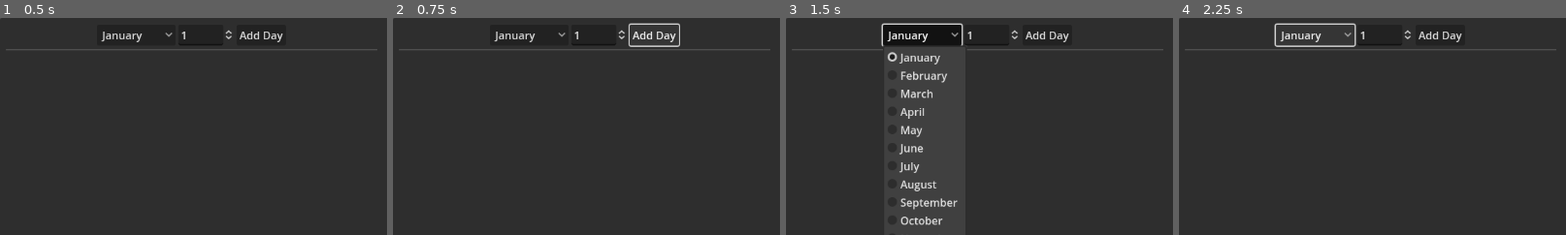
Above: before the commit, frames 1-4 (left to right).
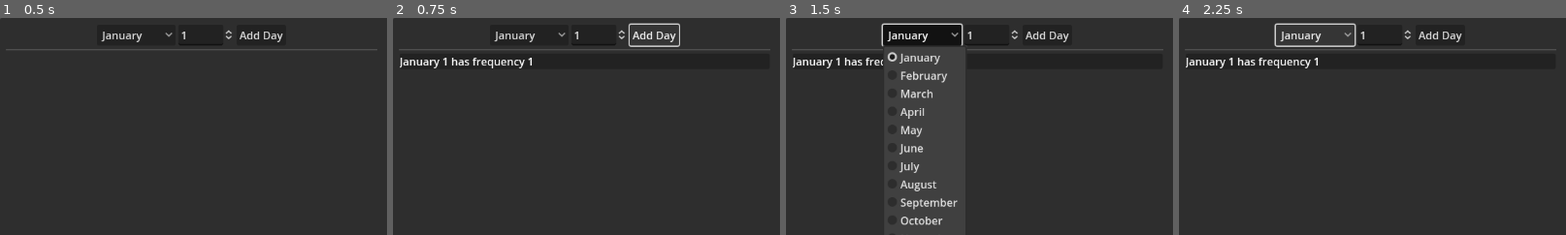
Above: after the commit, the same moments.

Repository: thecyberwraith/birthday-paradox
Game: Godot game, scene res://ui/main.tscn
The game is run twice, just before and just after one commit, with the same random seed, the same clock (stepped at 60 frames per second) and the same inputs.
Inputs:
- Up to frame 1 (0.5 s): no input
- Up to frame 2 (0.75 s): click "Add Day" at 0.5 s
- Up to frame 3 (1.5 s): click "January" at 1.25 s
- Up to frame 4 (2.25 s): click "January" at 2 s
The pictures show only the part of the screen within x 0-50%, y 0-50%; the shares and areas given below are measured in that part.

Frame 1 is identical in both runs. In frame 2, 0.6% of the frame differs, in the area x 1-36%, y 18-24%; in frame 3, 0.4%; in frame 4, 0.6%.

Commit message:
Created frequency table and split it off the main gui.

Diff:
--- /dev/null
+++ b/ui/frequency_row.gd
@@ -0,0 +1,13 @@
+extends PanelContainer
+
+@onready var label: Label = $HBoxContainer/Label
+
+var day: Day = Day.new(Month.new("?", "?", 1, 1))
+var frequency: int = 0
+
+func populate(p_day: Day, p_frequency: int):
+	day = p_day
+	frequency = p_frequency
+
+func _ready() -> void:
+	label.text = "%s has frequency %s" % [day._to_string(), frequency]
--- /dev/null
+++ b/ui/frequency_table.gd
@@ -0,0 +1,32 @@
+extends VBoxContainer
+
+class_name FrequencyTable
+
+const freqRowTemplate = preload("res://ui/frequency_table_row.tscn")
+
+func populate_data(data: Array[Day]) -> void:
+	var day_counts: Dictionary = Dictionary()
+	var ordered_days: Array[Day] = []
+
+	for day in data:
+		var key = day._to_string()
+
+		if not key in day_counts:
+			day_counts[key] = 0
+			ordered_days.append(day)
+
+		day_counts[key] += 1
+
+	ordered_days.sort_custom(func freqSort(x,y):
+		if day_counts[x.to_string()] > day_counts[y._to_string()]:
+			return true
+		return false
+		)
+
+	for child in get_children():
+		child.queue_free()
+
+	for day in ordered_days:
+		var row = freqRowTemplate.instantiate()
+		row.populate(day, day_counts[day._to_string()])
+		add_child(row)
--- /dev/null
+++ b/ui/frequency_table.tscn
@@ -0,0 +1,8 @@
+[gd_scene load_steps=2 format=3 uid="uid://3prplegus4v2"]
+
+[ext_resource type="Script" path="res://ui/frequency_table.gd" id="1_cxyy3"]
+
+[node name="FrequencyTable" type="VBoxContainer"]
+size_flags_horizontal = 3
+size_flags_vertical = 3
+script = ExtResource("1_cxyy3")
--- /dev/null
+++ b/ui/frequency_table_row.tscn
@@ -0,0 +1,17 @@
+[gd_scene load_steps=2 format=3 uid="uid://b0ny24d06y8fp"]
+
+[ext_resource type="Script" path="res://ui/frequency_row.gd" id="1_vr2ro"]
+
+[node name="Container" type="PanelContainer"]
+anchors_preset = 15
+anchor_right = 1.0
+anchor_bottom = 1.0
+grow_horizontal = 2
+grow_vertical = 2
+script = ExtResource("1_vr2ro")
+
+[node name="HBoxContainer" type="HBoxContainer" parent="."]
+layout_mode = 2
+
+[node name="Label" type="Label" parent="HBoxContainer"]
+layout_mode = 2
--- a/ui/main.gd
+++ b/ui/main.gd
@@ -21,6 +21,8 @@
 @onready var day_option: SpinBox = $PanelContainer/HSplitContainer/MarginContainer/VBoxContainer/HBoxContainer/DayInput
 @onready var add_button: Button = $PanelContainer/HSplitContainer/MarginContainer/VBoxContainer/HBoxContainer/AddNewDayButton
 
+@onready var frequencyTable: FrequencyTable = $PanelContainer/HSplitContainer/MarginContainer/VBoxContainer/ScrollContainer/FrequencyTable
+
 func _ready() -> void:
 	month_option.connect("item_selected", _month_selected)
 	add_button.connect("pressed", _day_added)
@@ -31,10 +33,11 @@
 	month_option.select(0)
 	_month_selected(0)
 
-func _month_selected(idx: int):
+func _month_selected(idx: int) -> void:
 	day_option.max_value = MONTHS[idx].max_days
 
-func _day_added():
+func _day_added() -> void:
 	var day = Day.new(MONTHS[month_option.selected], int(day_option.value))
 	days.append(day)
-	print(days)
+
+	frequencyTable.populate_data(days)
--- a/ui/main.tscn
+++ b/ui/main.tscn
@@ -1,7 +1,8 @@
-[gd_scene load_steps=3 format=3 uid="uid://bebmap5opiy7l"]
+[gd_scene load_steps=4 format=3 uid="uid://bebmap5opiy7l"]
 
 [ext_resource type="PackedScene" uid="uid://dve2x8ggntrwi" path="res://ui/fancy_date_display.tscn" id="1_18po4"]
 [ext_resource type="Script" path="res://ui/main.gd" id="1_jydcc"]
+[ext_resource type="PackedScene" uid="uid://3prplegus4v2" path="res://ui/frequency_table.tscn" id="2_etiki"]
 
 [node name="Control" type="Control"]
 layout_mode = 3
@@ -60,10 +61,8 @@
 layout_mode = 2
 size_flags_vertical = 3
 
-[node name="VBoxContainer" type="VBoxContainer" parent="PanelContainer/HSplitContainer/MarginContainer/VBoxContainer/ScrollContainer"]
+[node name="FrequencyTable" parent="PanelContainer/HSplitContainer/MarginContainer/VBoxContainer/ScrollContainer" instance=ExtResource("2_etiki")]
 layout_mode = 2
-size_flags_horizontal = 3
-size_flags_vertical = 3
 
 [node name="SubViewportContainer" parent="PanelContainer/HSplitContainer" instance=ExtResource("1_18po4")]
 layout_mode = 2
Not shown, changed: README.md
